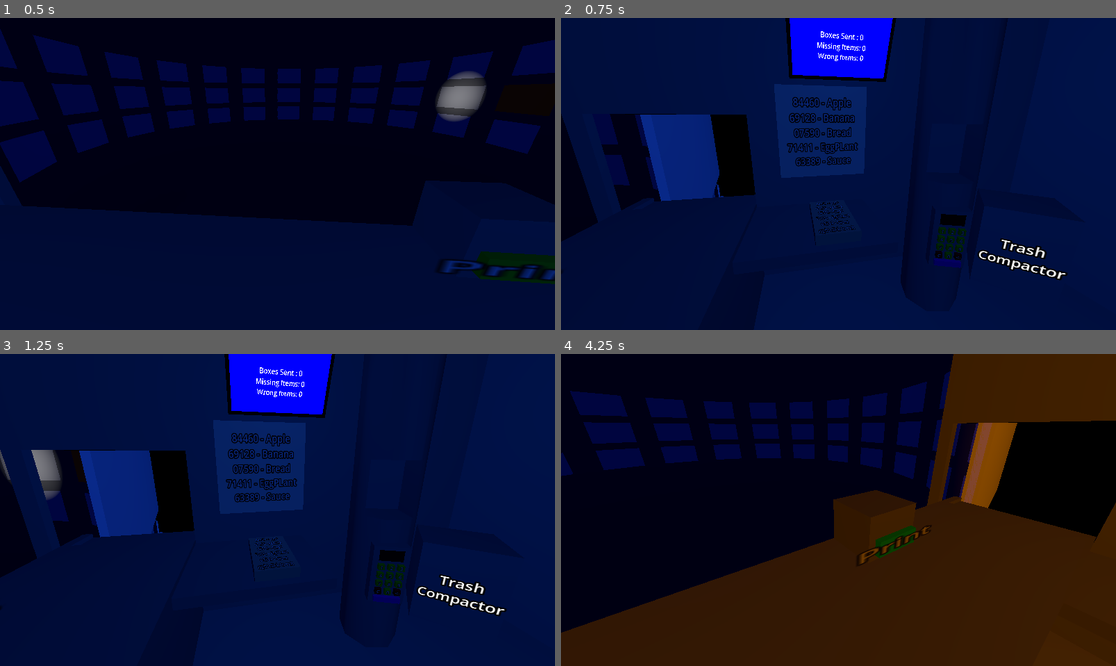
Above: before the commit, frames 1-4 (two rows, left to right).
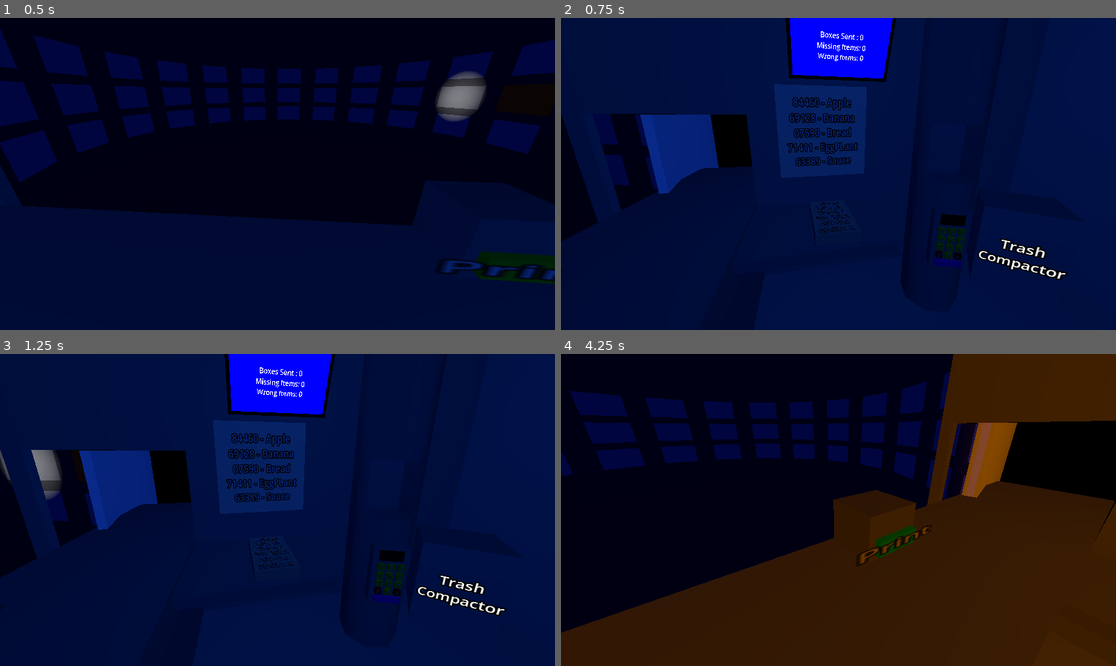
Above: after the commit, the same moments.

Repository: KristenKaiser/BadIdeas2026
Game: Godot game, scene res://Scenes/Main.tscn
The game is run twice, just before and just after one commit, with the same random seed, the same clock (stepped at 60 frames per second) and the same inputs.
Inputs (mouse positions are in pixels of both pictures, inside the frame that each line leads up to):
- Up to frame 1 (0.5 s): no input
- Up to frame 2 (0.75 s): tap Enter at 0.5 s; move the mouse to (960, 158) at 0.52 s; hold Right (ui_right) from 0.53 s (still down); click (960, 158) at 0.67 s
- Up to frame 3 (1.25 s): keep holding Right (ui_right); tap Space at 0.77, 1.07 s
- Up to frame 4 (4.25 s): tap Space at 1.25, 1.52, 1.82, 3.02, 3.32, 3.5, 3.77, 4.07 s; move the mouse to (727, 525) at 1.27 s; release Right (ui_right) at 1.28 s; hold Left (ui_left) 1.28-2.03 s; move the mouse to (894, 441) at 2.02 s; hold Right (ui_right) 2.03-3.53 s; tap Enter at 2.75 s; move the mouse to (810, 572) at 2.77 s; click (810, 572) at 2.92 s; move the mouse to (1005, 556) at 3.52 s; hold Left (ui_left) from 3.53 s (still down)

Frame 1 is identical in both runs. In frame 2, 1.4% of the frame differs, in the area x 15-36%, y 47-59%; in frame 3, 1.4%; in frame 4, 2.5%, in the area x 70-100%, y 40-61%.

Commit message:
added conveyer speed as challenge increase

Diff:
--- a/bad-ideas-game-jam-2026/Scenes/Main.tscn
+++ b/bad-ideas-game-jam-2026/Scenes/Main.tscn
@@ -283,12 +283,13 @@
 transform = Transform3D(1, 0, 0, 0, 1, 0, 0, 0, 1, 0, 1.2, -0.2)
 
 [node name="Conveyer" parent="Center" instance=ExtResource("5_vy5pj")]
-transform = Transform3D(1.456, 0, 0, 0, 1, 0, 0, 0, 1, -0.4000001, -0.9, -2.5)
+transform = Transform3D(1.456, 0, 0, 0, 1, 0, 0, 0, 1, 0.41665357, -0.9, -2.5)
+size = Vector3(5.521777, 1, 1.4)
 
 [node name="CSGBox3D" type="CSGBox3D" parent="Center/Conveyer"]
-transform = Transform3D(1.2499999, 0, 0, 0, -4.3711378e-08, -0.9999998, 0, 0.9999998, -4.3711378e-08, 2.191621, 0.9499996, 0.099999666)
-operation = 2
-size = Vector3(0.4, 1.4, 1)
+transform = Transform3D(1.2499999, 0, 0, 0, -4.3711115e-08, -0.9999954, 0, 0.9999954, -4.3711115e-08, 1.4263043, 1.0051291, 0.099999666)
+operation = 2
+size = Vector3(0.036914065, 1.4, 1)
 
 [node name="Area3D" type="Area3D" parent="Center/Conveyer/CSGBox3D"]
 
--- a/bad-ideas-game-jam-2026/Scripts/Global.gd
+++ b/bad-ideas-game-jam-2026/Scripts/Global.gd
@@ -1,6 +1,6 @@
 extends Node
 
-@export var conveyer_speed: float =.1
+@export var conveyer_speed: float =.15
 var conveyer_speed_increase: float =.05
 var slow_conveyer_speed: float =.1
 var fast_conveyer_speed: float = 1
@@ -129,3 +129,8 @@
 	box.size = local_aabb_final.size
 	collision_shape.shape = box
 	collision_shape.position = local_aabb_final.get_center()
+
+func start_new_day():
+	if box_manager.is_box_difficulty_maxed:
+		conveyer_speed += conveyer_speed_increase
+	box_manager.box_dropper.drop_box()
--- a/bad-ideas-game-jam-2026/Scripts/Managers/box_manager.gd
+++ b/bad-ideas-game-jam-2026/Scripts/Managers/box_manager.gd
@@ -6,7 +6,8 @@
 @export var sizes : Dictionary [String, Vector3i]
 var box_odds : Dictionary[String, float]
 var box_empty_fill: Dictionary[String, int]
-#@export var difficulties: Array[Difficulty]
+var is_box_difficulty_maxed : bool = false
+
 
 func _ready() -> void:
 	for size in sizes:
@@ -76,8 +77,7 @@
 		if smallest_inactive_box != "":
 			add_box_to_available()
 		else:
-			pass
-			## TODO increase conveyrer speed
+			is_box_difficulty_maxed = true
 	return create_box_odds_array()
 
 func create_box_odds_array()->Array[String]:
--- a/bad-ideas-game-jam-2026/Scripts/Managers/health_manager.gd
+++ b/bad-ideas-game-jam-2026/Scripts/Managers/health_manager.gd
@@ -1,7 +1,7 @@
 extends Node
 class_name HealthManager
 
-var disable_hydration_testing : bool = true
+var disable_hydration_testing : bool =false # true
 
 
 @export var hydration_timer : Timer
--- a/bad-ideas-game-jam-2026/Scripts/metrics_report.gd
+++ b/bad-ideas-game-jam-2026/Scripts/metrics_report.gd
@@ -10,7 +10,9 @@
 @export var mistakes_graph : ScoreGraph
 @export var graphs : VBoxContainer
 
-enum Writeup {SLACKING, URIN, DRINKING, PEEING}
+var missing_items_max_ratio : float = .25
+var incorrect_items_max_ratio : float =.25
+enum Writeup {SLACKING, URIN, DRINKING, PEEING, MISSING, INCORRECT}
 var writeups : Array[Array]
 
 
@@ -27,12 +29,14 @@
 
 func _on_continue_button_button_down() -> void:
 	Global.score_manager.reset_todays_metrics()
+	init_todays_writeups()
 	close_metrics_card()
-	Global.box_manager.box_dropper.drop_box()
-	init_todays_writeups()
-
 
 func fill_metrics_card():
+	if get_incorrect_ratio(Global.score_manager.count_sent_items_by_day.size() - 1) > incorrect_items_max_ratio:
+		writeup(Writeup.INCORRECT)
+	if get_missing_ratio(Global.score_manager.count_sent_items_by_day.size() - 1) > missing_items_max_ratio:
+		writeup(Writeup.MISSING)
 	display_writeups()
 	shipped_items_label.text = "Shipped Merchandise: %s units" %Global.score_manager.count_sent_items_by_day.back()
 	missing_items_label.text = "Missing Merchandise: %s units" %Global.score_manager.count_missing_items_by_day.back()
@@ -41,11 +45,11 @@
 		graphs.hide()
 		return
 
-# missing items / total requested items
 	var missing_over_time: Array[Vector2] = []
 	for day in range(Global.score_manager.count_sent_items_by_day.size()):
-		var requested_items_count : float = float(Global.score_manager.count_sent_items_by_day[day] + Global.score_manager.count_missing_items_by_day[day] - Global.score_manager.count_incorrect_items_by_day[day])
-		missing_over_time.append(Vector2(day, float(Global.score_manager.count_missing_items_by_day[day])/ requested_items_count))
+		missing_over_time.append(Vector2(day, get_missing_ratio(day)))
+		#var requested_items_count : float = float(Global.score_manager.count_sent_items_by_day[day] + Global.score_manager.count_missing_items_by_day[day] - Global.score_manager.count_incorrect_items_by_day[day])
+		#missing_over_time.append(Vector2(day, float(Global.score_manager.count_missing_items_by_day[day])/ requested_items_count))
 	print("\nmissing over time:")
 	print(missing_over_time)
 	missing_items_graph.update_graph(missing_over_time)
@@ -53,13 +57,14 @@
 # incorrect items over / all shipped items
 	var incorrect_over_time: Array[Vector2] = []
 	for day in range(Global.score_manager.count_sent_items_by_day.size()):
-		incorrect_over_time.append(Vector2(day, float(Global.score_manager.count_incorrect_items_by_day[day])/float(Global.score_manager.count_sent_items_by_day[day])))
+		incorrect_over_time.append(Vector2(day, get_incorrect_ratio(day)))
+		#incorrect_over_time.append(Vector2(day, float(Global.score_manager.count_incorrect_items_by_day[day])/float(Global.score_manager.count_sent_items_by_day[day])))
 	print("\nincorrect over time: %a")
 	print(incorrect_over_time)
 
 	incorrect_items_graph.update_graph(incorrect_over_time)
 
-	# (missing items + incorrect items) / (missing items + incorrect items + correct items)
+
 	var mistakes_over_time : Array[Vector2] = []
 	var biggest_mistake_ratio : float = 0.0
 	for day in range(Global.score_manager.count_sent_items_by_day.size()):
@@ -73,6 +78,14 @@
 		mistakes_graph.update_graph(mistakes_over_time, 0, floor(snapped(biggest_mistake_ratio, .1) * 10))
 	else:
 		mistakes_graph.update_graph(mistakes_over_time)
+
+func get_incorrect_ratio(day : int)-> float:
+	return float(Global.score_manager.count_incorrect_items_by_day[day])/float(Global.score_manager.count_sent_items_by_day[day])
+
+func get_missing_ratio(day : int)-> float:
+	var requested_items_count : float = float(Global.score_manager.count_sent_items_by_day[day] + Global.score_manager.count_missing_items_by_day[day] - Global.score_manager.count_incorrect_items_by_day[day])
+	return float(Global.score_manager.count_missing_items_by_day[day])/ requested_items_count
+
 
 func writeup(reason : Writeup):
 	print("WRITEUP %s"% Writeup.find_key(reason))
@@ -93,3 +106,7 @@
 				writeup_label.text += "WRITEUP REASON - HYDRATION WHILE ON COMPANY TIME"
 			Writeup.PEEING:
 				writeup_label.text += "WRITEUP REASON - URINATION WHILE ON COMPANY TIME"
+			Writeup.MISSING:
+				writeup_label.text += "WRITEUP REASON - PREFORMANCE : TODAY'S NUMBER OF ITEMS MISSING EXCEEDEDS MAXIMUM OF " + str(int(missing_items_max_ratio * 100)) + "%"
+			Writeup.INCORRECT:
+				writeup_label.text += "WRITEUP REASON - PREFORMANCE : TODAY'S NUMBER OF INCORRECT ITEMS SHIPPED EXCEEDEDS MAXIMUM OF " + str(int(incorrect_items_max_ratio * 100)) +"%"
